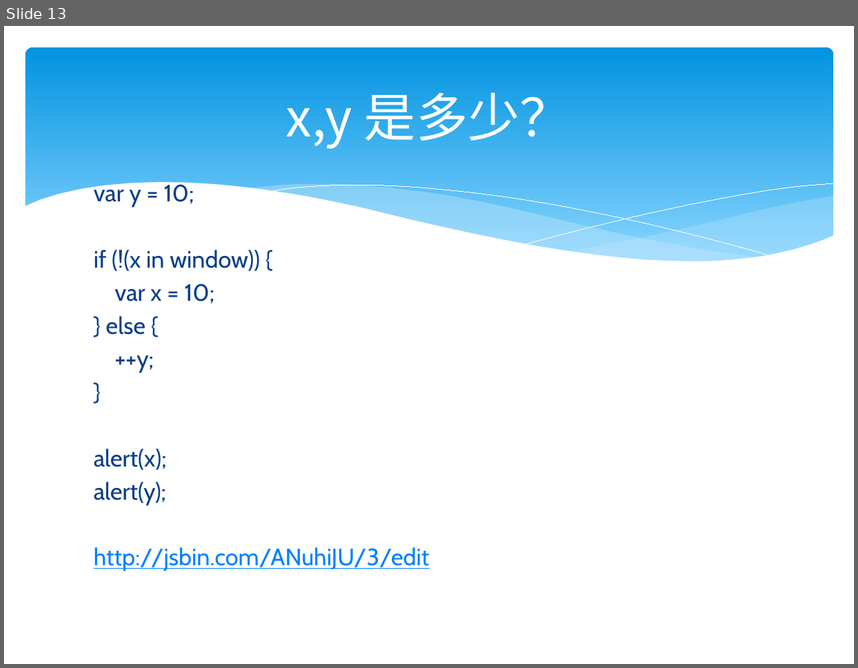
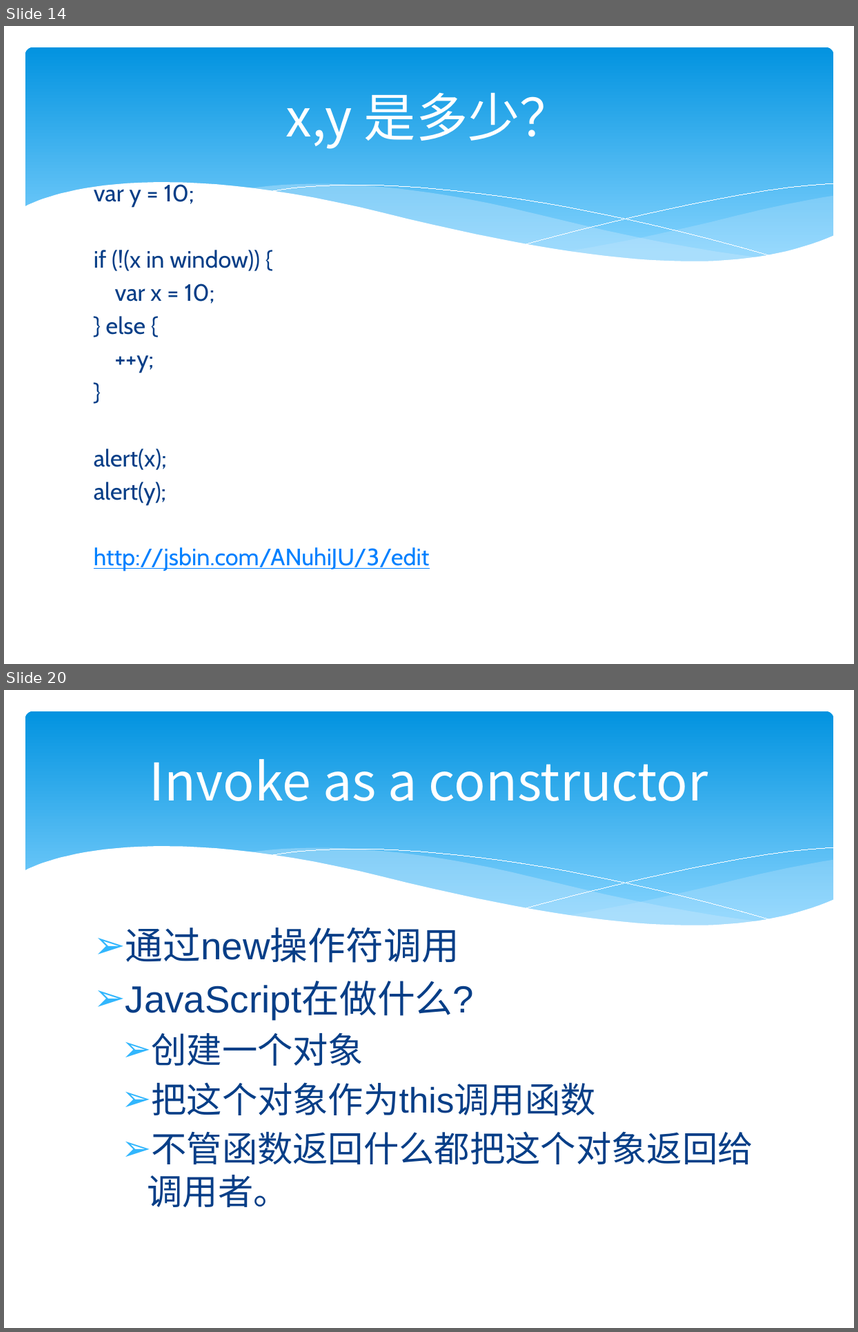
Before and after one commit to zjumty/jsfunc_training, a slide deck: JavaScriptFunctionObject.pptx. Shown one above the other, each under a label of ours: slide 13 before the commit, slides 14 and 20 after it; the slides between them are not shown. The pictures are 858x668 and 858x1332 pixels, drawn with LibreOffice and Linux fonts; fonts in the diff are those of the drawing. Boxes give left, top, right and bottom in pixels: in the first picture for what was removed or moved away, otherwise in the second. Text is boxed around its words. In the diff, an @@ line names an element or a change of style, - is before the commit and + after.

```diff
--- a/JavaScriptFunctionObject.pptx
+++ b/JavaScriptFunctionObject.pptx
@@ slide 20 added at [4,690,854,1328], background #FFFFFF; not listed: 6 template elements that a slide beside it also shows @@
@@ title added at [150,759,708,801], 44 pt, text #FFFFFF @@
+Invoke as a constructor
@@ text added at [125,927,753,1207], 30 pt, text #073E87 @@
+➢ 通过new操作符调用
+➢ JavaScript在做什么?
+  ➢ 创建一个对象
+  ➢ 把这个对象作为this调用函数
+  ➢ 不管函数返回什么都把这个对象返回给调用者。
@@ what was slide 13 is now slide 14 @@
```
Also in this commit, not shown: 7 other slides added, 2 other files.
